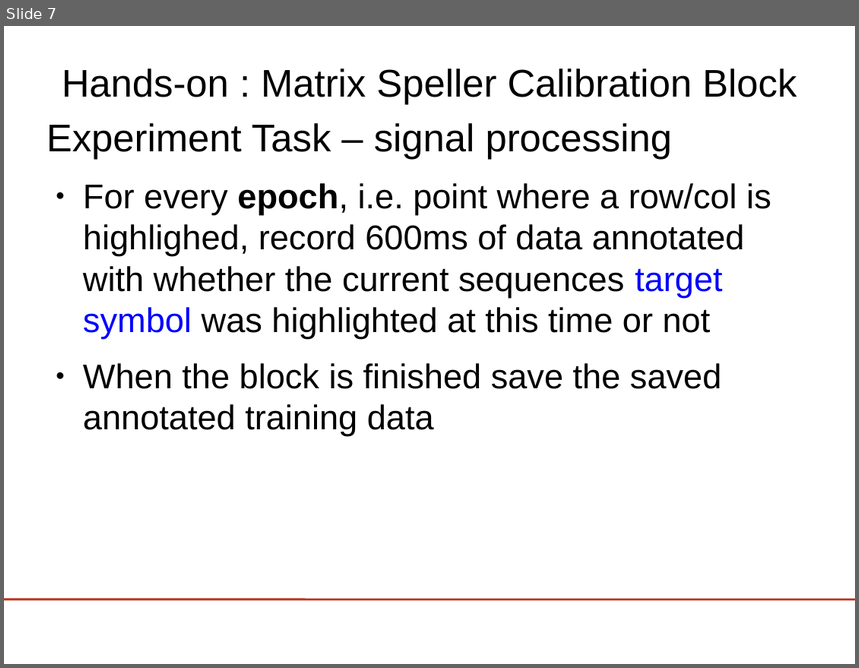
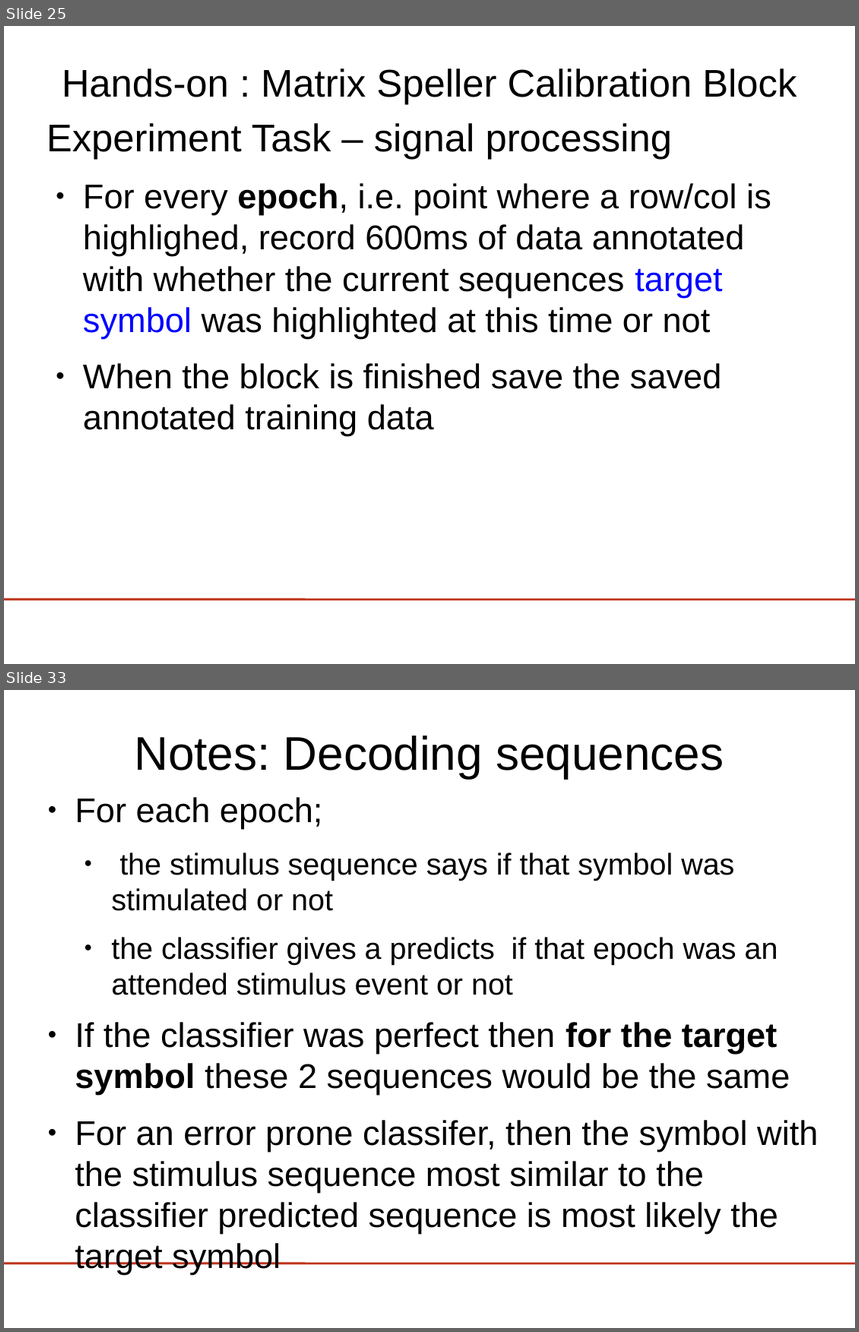
Before and after one commit to jadref/buffer_bci, a slide deck: tutorial/lect5-visspell/visualSpeller.odp. Shown one above the other, each under a label of ours: slide 7 before the commit, slides 25 and 33 after it; the slides between them are not shown. The pictures are 859x668 and 859x1332 pixels, drawn with LibreOffice and Linux fonts; fonts in the diff are those of the drawing; background and template pictures are left out. Boxes give left, top, right and bottom in pixels: in the first picture for what was removed or moved away, otherwise in the second. Text is boxed around its words. In the diff, an @@ line names an element or a change of style, - is before the commit and + after.

```diff
--- a/tutorial/lect5-visspell/visualSpeller.odp
+++ b/tutorial/lect5-visspell/visualSpeller.odp
@@ slide 33 added at <box>4,690,855,1328</box>, background #FFFFFF; not listed: 1 template element that a slide beside it also shows @@
@@ title added at <box>134,736,724,778</box>, 44 pt, text #000000 @@
+Notes: Decoding sequences
@@ text added at <box>75,797,818,1234</box>, 32 pt, text #000000 @@
+● For each epoch;
+  ● the stimulus sequence says if that symbol was stimulated or not
+  ● the classifier gives a predicts if that epoch was an attended stimulus event or not
+● If the classifier was perfect then for the target symbol these 2 sequences would be the same
+● For an error prone classifer, then the symbol with the stimulus sequence most similar to the classifier predicted sequence is most likely the target symbol
@@ what was slide 7 is now slide 25 @@
```
Also in this commit, not shown: 4 slides changed, 17 other slides added.
